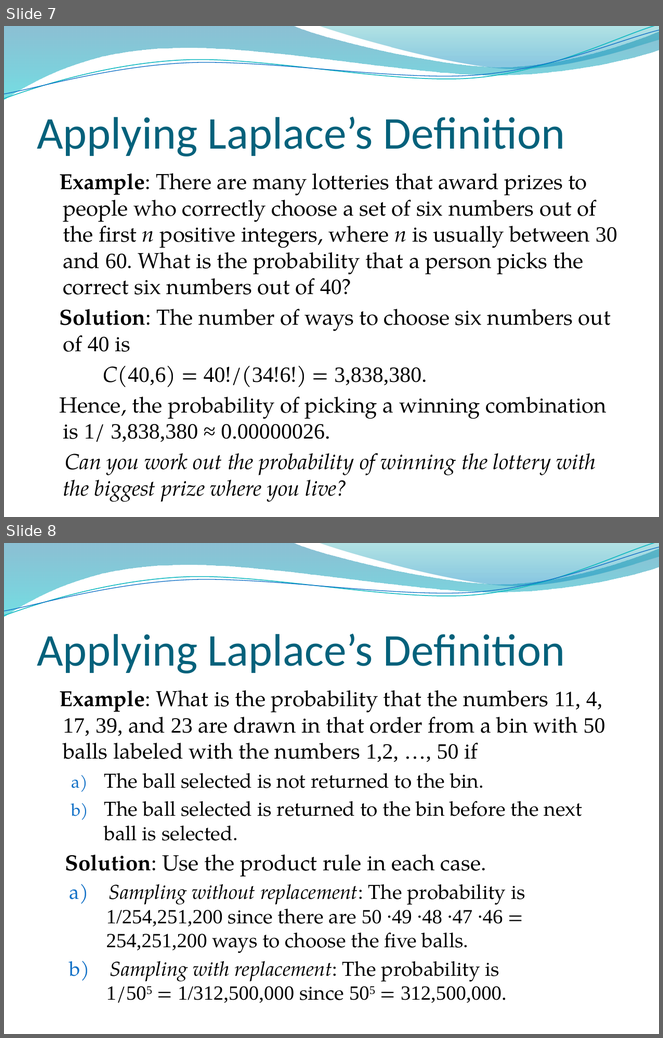
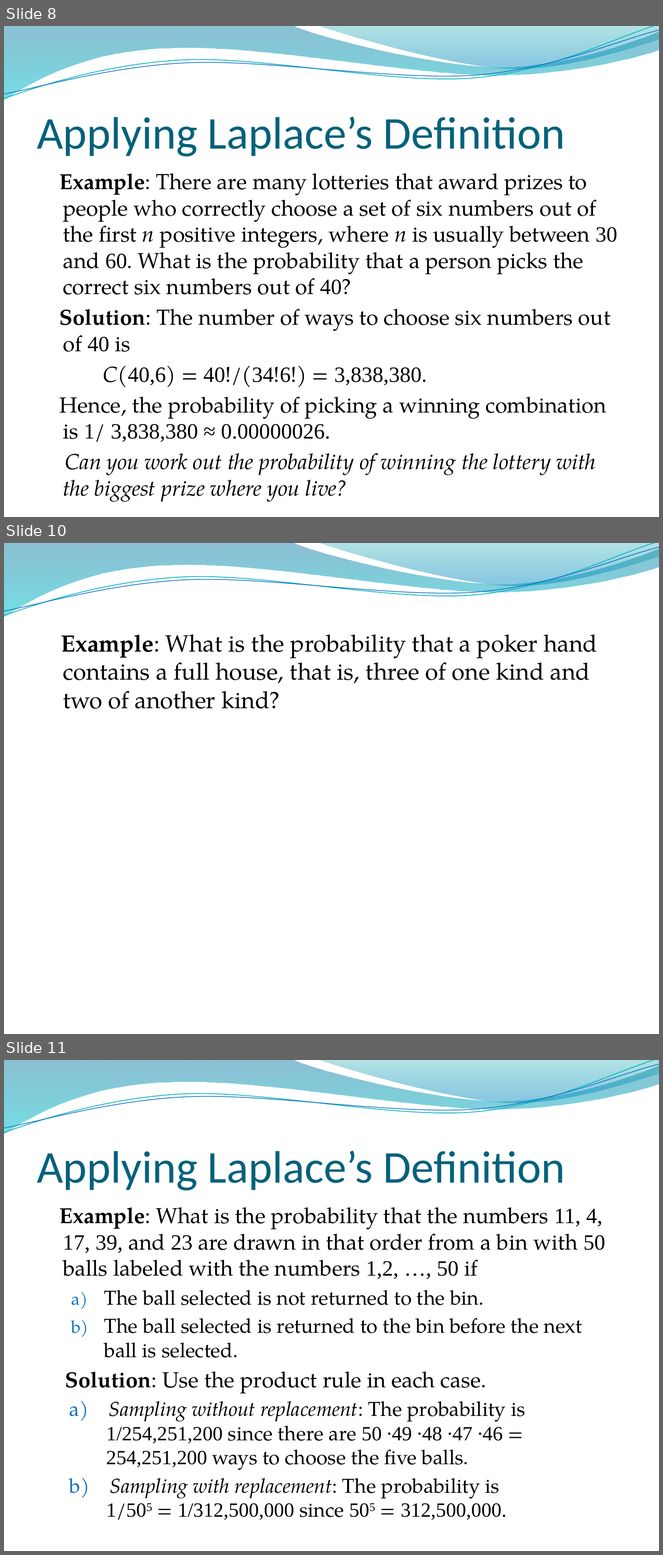
Before and after one commit to lin-chen-GA/lin-chen-GA.github.io, a slide deck: cs2620/slides/cs2620_notes7.pptx. Shown one above the other, each under a label of ours: slides 7 and 8 before the commit, slides 8, 10 and 11 after it; the slides between them are not shown. The pictures are 663x1038 and 663x1555 pixels, drawn with LibreOffice and Linux fonts; fonts in the diff are those of the drawing; background and template pictures are left out. Boxes give left, top, right and bottom in pixels: in the first picture for what was removed or moved away, otherwise in the second. Text is boxed around its words. In the diff, an @@ line names an element or a change of style, - is before the commit and + after.

```diff
--- a/cs2620/slides/cs2620_notes7.pptx
+++ b/cs2620/slides/cs2620_notes7.pptx
@@ slide 10 added at box(4, 543, 659, 1034), background picture (left out); not listed: 4 template elements that a slide beside it also shows @@
@@ text added at box(61, 635, 597, 709), 26 pt, text #000000 @@
+Example: What is the probability that a poker hand contains a full house, that is, three of one kind and two of another kind?
@@ what was slide 7 is now slide 8 @@
@@ what was slide 8 is now slide 11 @@
```
Also in this commit, not shown: 1 slide changed, 2 other slides added, 6 other files.
